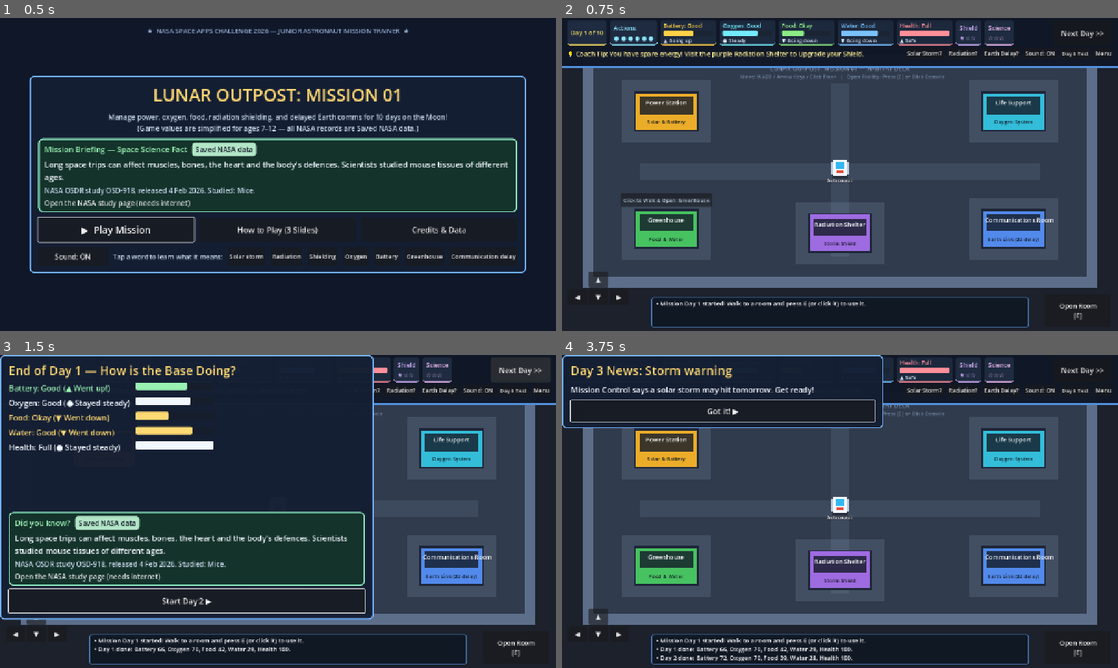
Above: before the commit, frames 1-4 (two rows, left to right).
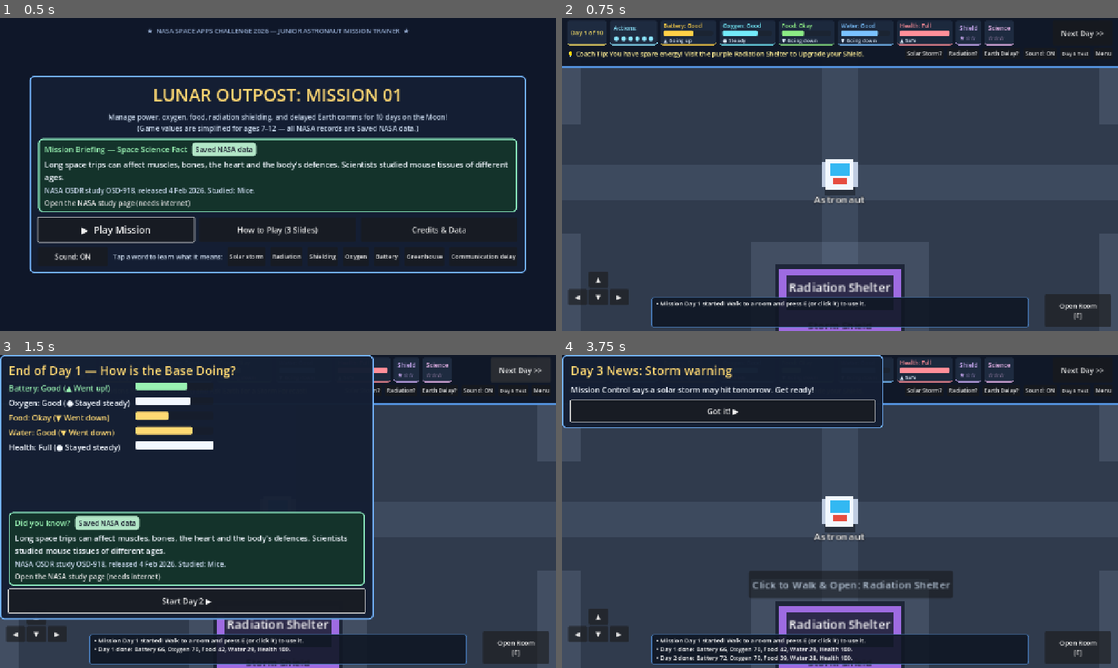
Above: after the commit, the same moments.

Repository: Inno-san/nasa_lunar_
Game: Godot game, scene res://scenes/main_menu.tscn
Two runs of this game, one before a commit and one after it. Both use one fixed random seed, a clock stepped at 60 frames per second and the inputs below.
Inputs:
- Up to frame 1 (0.5 s): no input
- Up to frame 2 (0.75 s): click "▶ Play Mission" at 0.5 s
- Up to frame 3 (1.5 s): click "Next Day >>" at 1.25 s
- Up to frame 4 (3.75 s): click "Start Day 2 ▶" at 2 s; click "Next Day >>" at 2.75 s; click "Start Day 3 ▶" at 3.5 s

Frame 1 is identical in both runs. In frame 2, 23% of the frame differs, in the area x 0-100%, y 16-100%; in frame 3, 13%; in frame 4, 24%.

Commit message:
fix(player): restore astronaut scene and Camera2D settings to origin/main

Diff:
--- a/scenes/astronaut.tscn
+++ b/scenes/astronaut.tscn
@@ -68,10 +68,10 @@
 shape = SubResource("CircleShape2D_body")
 
 [node name="Camera2D" type="Camera2D" parent="." unique_id=733349617]
-zoom = Vector2(1, 1)
-limit_left = 0
-limit_top = 0
+zoom = Vector2(2, 2)
+limit_left = 1
+limit_top = 1
 limit_right = 1280
-limit_bottom = 720
+limit_bottom = 721
 position_smoothing_enabled = true
 position_smoothing_speed = 6.0
